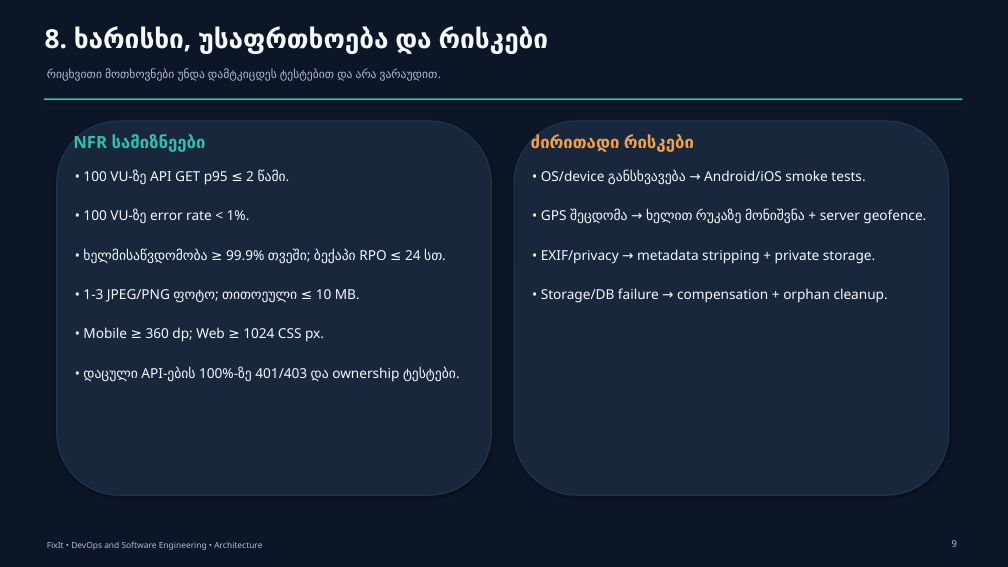
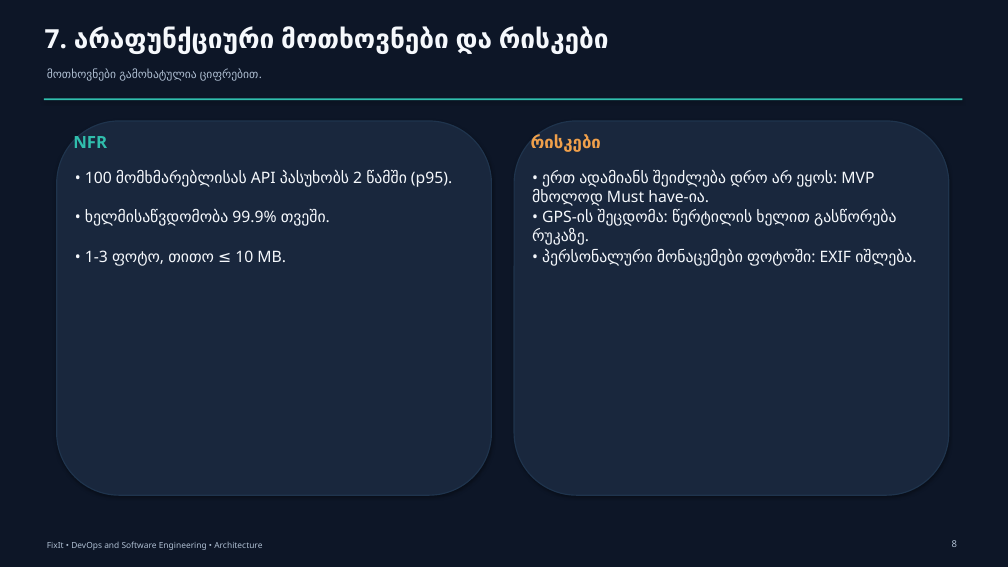
Before and after one commit to gigigiorgadze10/fixit, a slide deck: slide 8 of docs/FixIt-Architecture.pptx (slide 9 before the commit). Drawn at 1008x567 pixels with LibreOffice and Linux fonts; fonts in the diff are those of the drawing. Boxes give left, top, right and bottom in pixels: in the first picture for what was removed or moved away, otherwise in the second. Text is boxed around its words. In the diff, an @@ line names an element or a change of style, - is before the commit and + after.

```diff
--- a/docs/FixIt-Architecture.pptx
+++ b/docs/FixIt-Architecture.pptx
@@ text at (45,28,609,54): text changed @@
-8. ხარისხი, უსაფრთხოება და რისკები
+7. არაფუნქციური მოთხოვნები და რისკები
@@ text at (47,68,259,80): text changed @@
-რიცხვითი მოთხოვნები უნდა დამტკიცდეს ტესტებით და არა ვარაუდით.
+მოთხოვნები გამოხატულია ციფრებით.
@@ text at (73,136,107,148): text changed @@
-NFR სამიზნეები
+NFR
@@ text at (531,135,601,152): text changed @@
-ძირითადი რისკები
+რისკები
@@ text at (85,170,452,187): text changed; size 13 to 15 pt @@
-• 100 VU-ზე API GET p95 ≤ 2 წამი.
+• 100 მომხმარებლისას API პასუხობს 2 წამში (p95).
@@ text at (532,170,874,206): text changed; size 13 to 15 pt @@
-• OS/device განსხვავება → Android/iOS smoke tests.
+• ერთ ადამიანს შეიძლება დრო არ ეყოს: MVP მხოლოდ Must have-ია.
@@ text at (85,209,326,226): text changed; size 13 to 15 pt @@
-• 100 VU-ზე error rate < 1%.
+• ხელმისაწვდომობა 99.9% თვეში.
@@ text at (532,209,896,245): text changed; size 13 to 15 pt @@
-• GPS შეცდომა → ხელით რუკაზე მონიშვნა + server geofence.
+• GPS-ის შეცდომა: წერტილის ხელით გასწორება რუკაზე.
@@ text at (85,250,286,266): text changed; size 13 to 15 pt @@
-• ხელმისაწვდომობა ≥ 99.9% თვეში; ბექაპი RPO ≤ 24 სთ.
+• 1-3 ფოტო, თითო ≤ 10 MB.
@@ text at (542,249,912,266): text changed; size 13 to 15 pt @@
-• EXIF/privacy → metadata stripping + private storage.
+• პერსონალური მონაცემები ფოტოში: EXIF იშლება.
@@ text removed at (83,289,360,303) @@
-• 1-3 JPEG/PNG ფოტო; თითოეული ≤ 10 MB.
@@ text removed at (541,288,888,303) @@
-• Storage/DB failure → compensation + orphan cleanup.
@@ text removed at (83,327,324,342) @@
-• Mobile ≥ 360 dp; Web ≥ 1024 CSS px.
@@ text removed at (83,366,456,382) @@
-• დაცული API-ების 100%-ზე 401/403 და ownership ტესტები.
```
Also in this commit, not shown: 3 other slides changed, 4 slides added, 6 slides removed.
